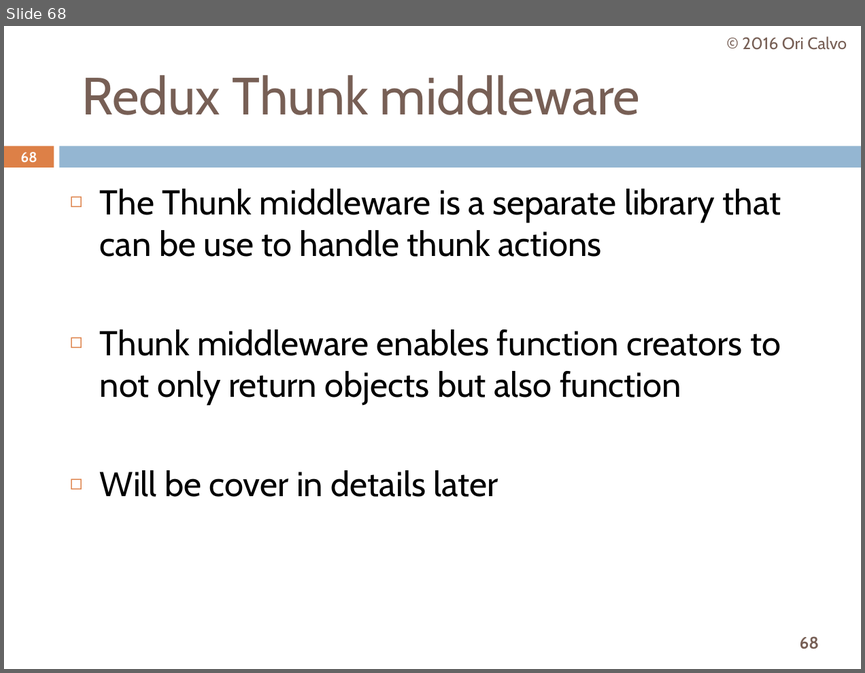
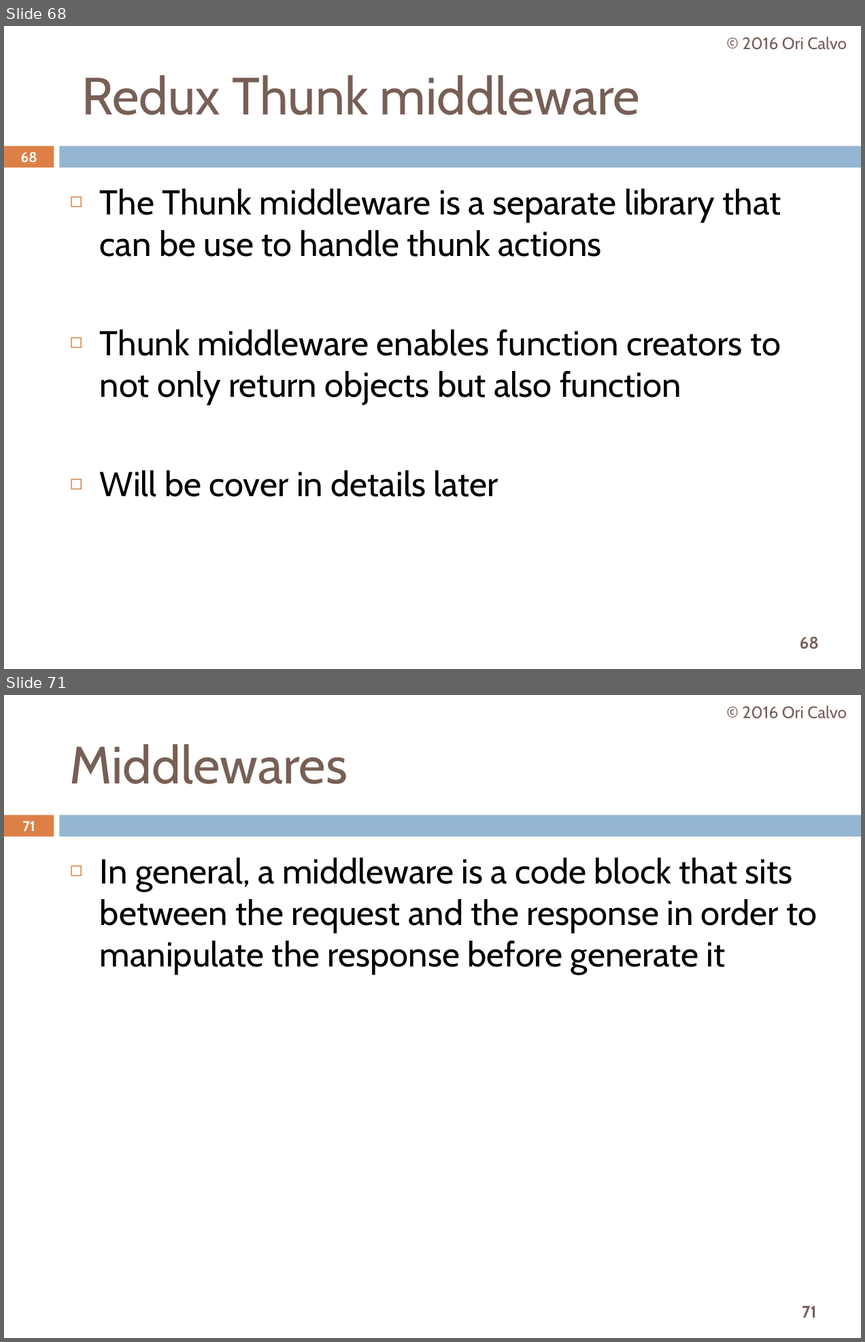
Before and after one commit to oricalvo/course-redux, a slide deck: Redux.pptx. Shown one above the other, each under a label of ours: slide 68 before the commit, slides 68 and 71 after it; the slides between them are not shown. The pictures are 865x673 and 865x1342 pixels, drawn with LibreOffice and Linux fonts; fonts in the diff are those of the drawing. Boxes give left, top, right and bottom in pixels: in the first picture for what was removed or moved away, otherwise in the second. Text is boxed around its words. In the diff, an @@ line names an element or a change of style, - is before the commit and + after.

```diff
--- a/Redux.pptx
+++ b/Redux.pptx
@@ slide 71 added at [4,695,861,1338], background #FFFFFF; not listed: 3 template elements that a slide beside it also shows @@
@@ text added at [742,705,847,719], 14 pt, text #775F55 @@
+© 2016 Ori Calvo
@@ title added at [70,744,347,784], 44 pt, text #775F55 @@
+Middlewares
@@ page number added at [23,821,35,831], 11.9 pt, text #FFFFFF, bold @@
+71
@@ text added at [100,858,817,974], 29 pt, text #000000 @@
+◻ In general, a middleware is a code block that sits between the request and the response in order to manipulate the response before generate it
```
Also in this commit, not shown: 9 slides changed, 15 other slides added.
